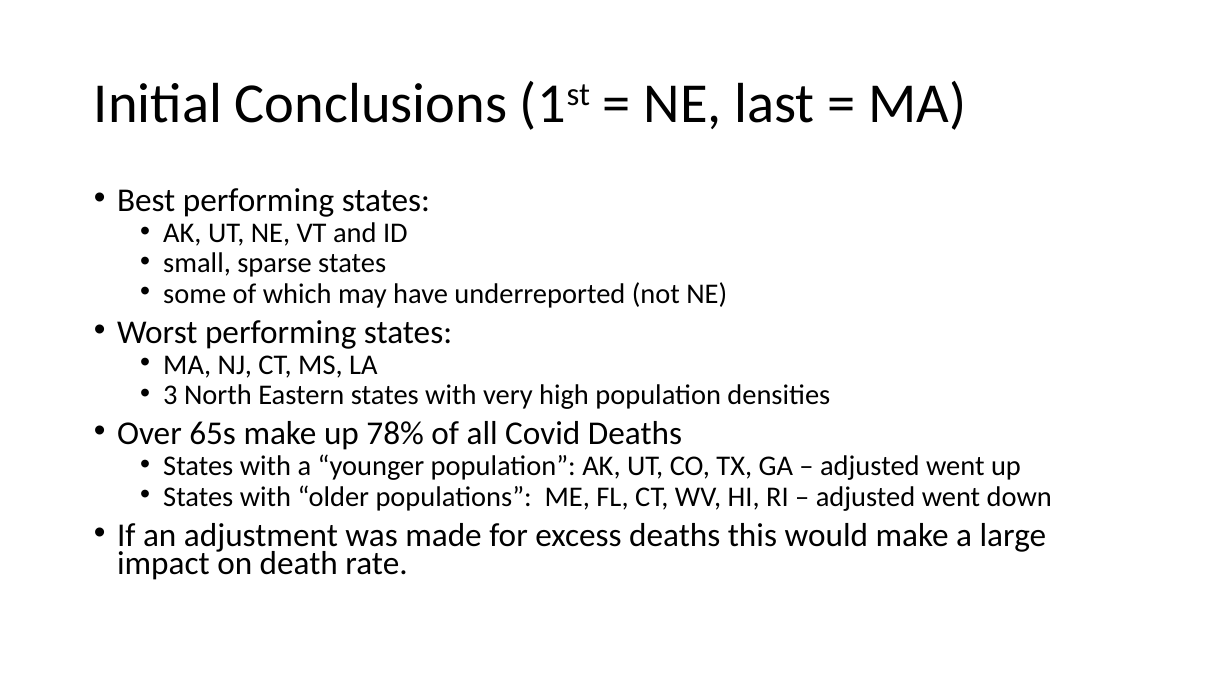
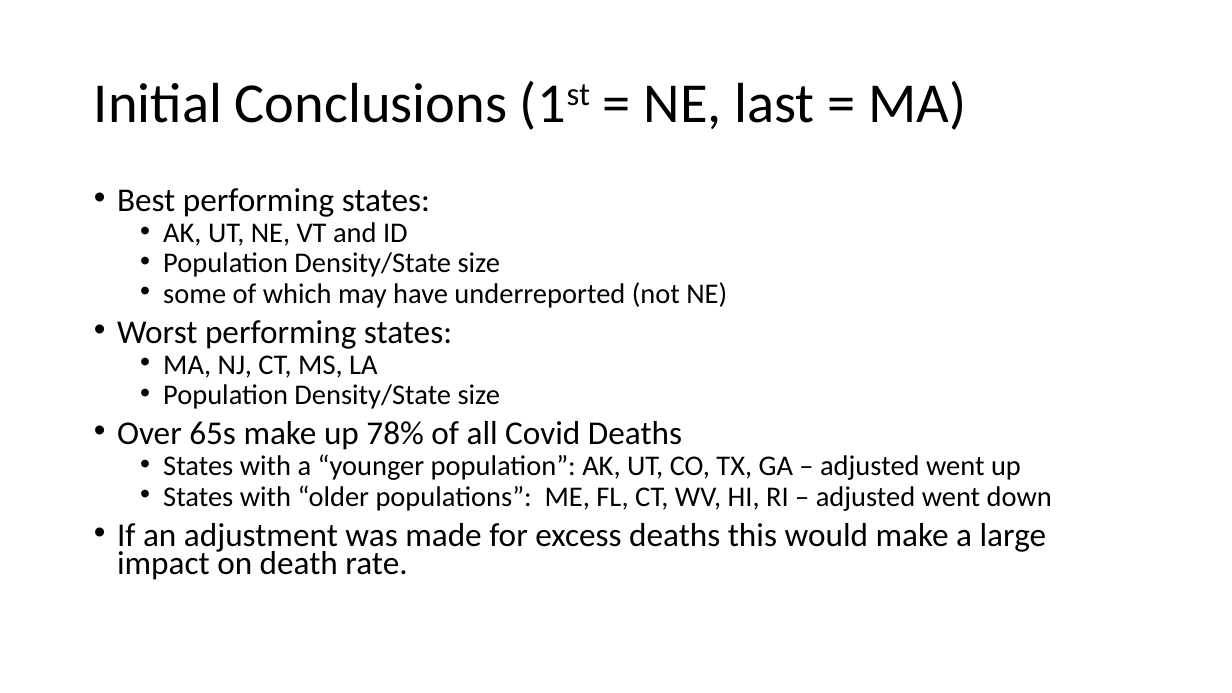
Before and after one commit to jenniecinelli/project_one, a slide deck: slide 8 of Folder4/Presentation.pptx. Drawn at 1232x693 pixels with LibreOffice and Linux fonts; fonts in the diff are those of the drawing. Boxes give left, top, right and bottom in pixels: in the first picture for what was removed or moved away, otherwise in the second. Text is boxed around its words. In the diff, an @@ line names an element or a change of style, - is before the commit and + after.

```diff
--- a/Folder4/Presentation.pptx
+++ b/Folder4/Presentation.pptx
@@ text at [163,252,500,277]: text changed @@
-  • small, sparse states
+  • Population Density/State size
@@ text at [163,384,500,409]: text changed @@
-  • 3 North Eastern states with very high population densities
+  • Population Density/State size
```
Also in this commit, not shown: 1 other file.
